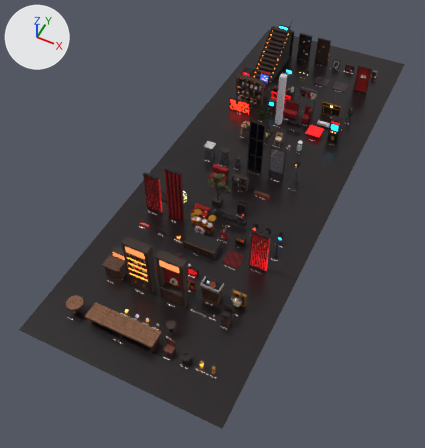
The Blender file blender/BlackCabinKit.blend as it was, and as the next commit left it.
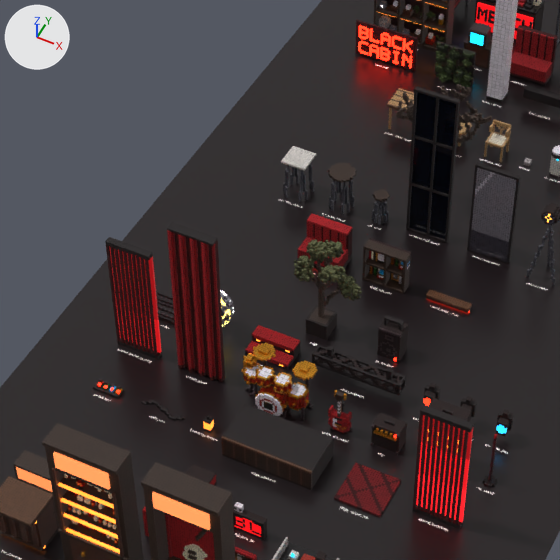
Each version appears first whole from a camera (50 mm lens) standing at (10.42, -11.61, 26.53) and looking at (-0.7, 10.64, -1.29), and next in a close-up on the part from 25% to 71% of the width and 20% to 63% of the height. Every picture has the same lights, and +X, +Y and +Z are marked at upper left. The last two pictures show the newer version.

Names of what the first close-up shows: 'Floor', 'back_bar_art', 'back_bar_shelf', 'bar_counter', 'curtain_panel', 'disco_ball', 'drum_kit', 'mirror_wall_panel', 'monitor_wedge', 'pa_speaker', 'par_light_amber', 'par_light_blue', 'par_light_red', 'slatted_backdrop', 'slatted_backdrop_edge', 'stage_platform', 'stage_steps', 'stage_tree', 'truss_segment', 'window_wall_panel' and 37 more.
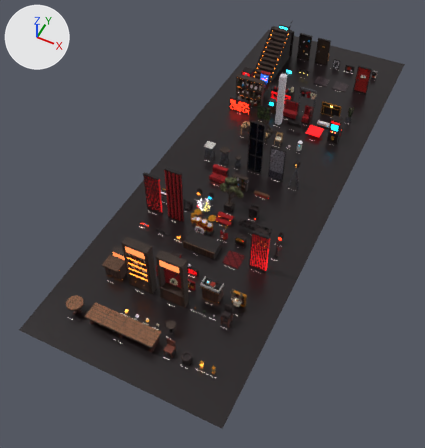
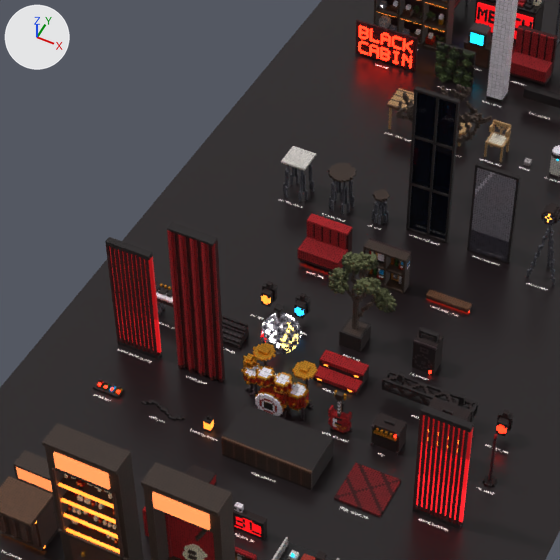
Where the change shows, as pixel boxes [x1, y1, x2, y2] in the close-ups (560 x 560 px):
'stage_tree', moved
    before: [294, 239, 362, 340]
    after: [328, 251, 397, 352]
'truss_segment', moved
    before: [312, 344, 406, 396]
    after: [382, 370, 478, 422]
'stage_steps', moved
    before: [245, 325, 300, 370]
    after: [313, 350, 369, 395]
'pa_speaker', moved
    before: [377, 315, 408, 362]
    after: [412, 327, 444, 375]
'disco_ball', moved
    before: [220, 290, 234, 327]
    after: [260, 303, 301, 354]
'monitor_wedge', moved
    before: [156, 291, 175, 325]
    after: [222, 315, 249, 349]
'par_light_blue', moved
    before: [496, 410, 514, 437]
    after: [295, 293, 310, 319]
'par_light_red', moved
    before: [423, 383, 440, 406]
    after: [496, 410, 514, 437]
'par_light_amber', moved
    before: [461, 396, 477, 418]
    after: [261, 281, 277, 307]
'electric_piano', added
    after: [155, 281, 173, 316]

The change, as a list of edits to the scene's bpy script:
```text
Add me_electric_piano:
    me_electric_piano.from_pydata(...)  # 868 vertices, 217 faces; spans x -0.55..0.55, y -0.175..0.175, z 0.0..0.75
    # faces by material slot: [45, 8, 20, 5, 16, 101, 22]
    me_electric_piano.materials.append(mat_beamblack)
    me_electric_piano.materials.append(mat_columnwhite)
    me_electric_piano.materials.append(mat_cymbalgold)
    me_electric_piano.materials.append(mat_neonred_emissive)  # red #ff2a14, glowing red #ff2a14
    me_electric_piano.materials.append(mat_padblack)
    me_electric_piano.materials.append(mat_steeldark)
    me_electric_piano.materials.append(mat_stoolblack)
Change ob_monitor_wedge:
    ob_monitor_wedge.location: (-3.85, 10.15, 0.0) -> (-2.25, 10.15, 0.0)
Change ob_disco_ball:
    ob_disco_ball.location: (-2.65, 10.15, 1.5) -> (-1.05, 10.15, 1.5)
Change ob_stage_steps:
    ob_stage_steps.location: (-1.25, 10.15, 0.0) -> (0.35, 10.15, 0.0)
Change ob_truss_segment:
    ob_truss_segment.location: (0.75, 10.15, 0.8) -> (2.35, 10.15, 0.8)
Change ob_par_light_red:
    ob_par_light_red.location: (2.4, 10.15, 0.8) -> (4.0, 10.15, 0.8)
Change ob_par_light_amber:
    ob_par_light_amber.location: (3.2, 10.15, 0.8) -> (-1.9, 11.28, 0.8)
Change ob_par_light_blue:
    ob_par_light_blue.location: (4.0, 10.15, 0.8) -> (-1.1, 11.28, 0.8)
Change ob_stage_tree:
    ob_stage_tree.location: (-0.5, 11.28, 0.0) -> (0.3, 11.28, 0.0)
Change ob_pa_speaker:
    ob_pa_speaker.location: (1.0, 11.28, 0.0) -> (1.8, 11.28, 0.0)
Add ob_electric_piano:
    ob_electric_piano = bpy.data.objects.new('electric_piano', me_electric_piano)
    ob_electric_piano.location = (-3.6, 10.15, 0.0)
```
